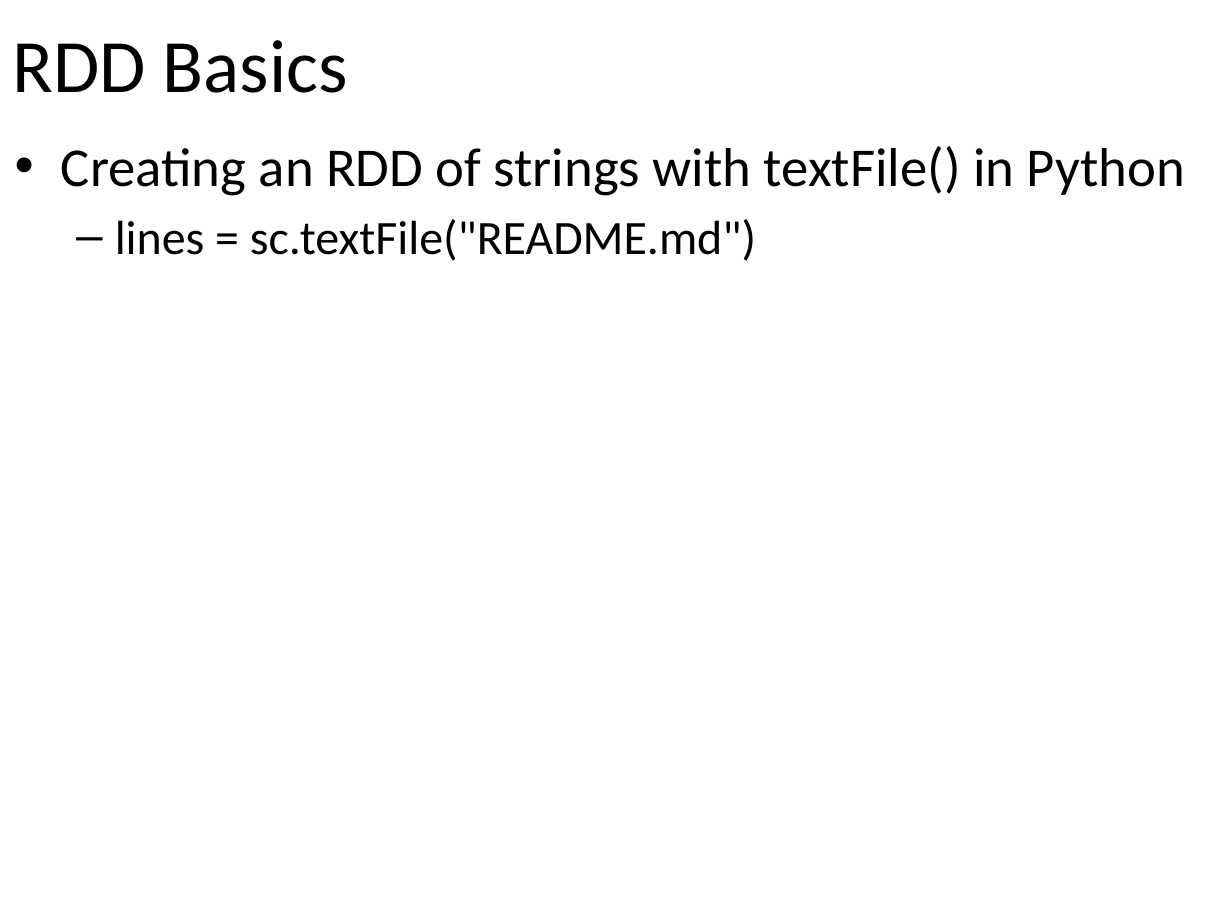
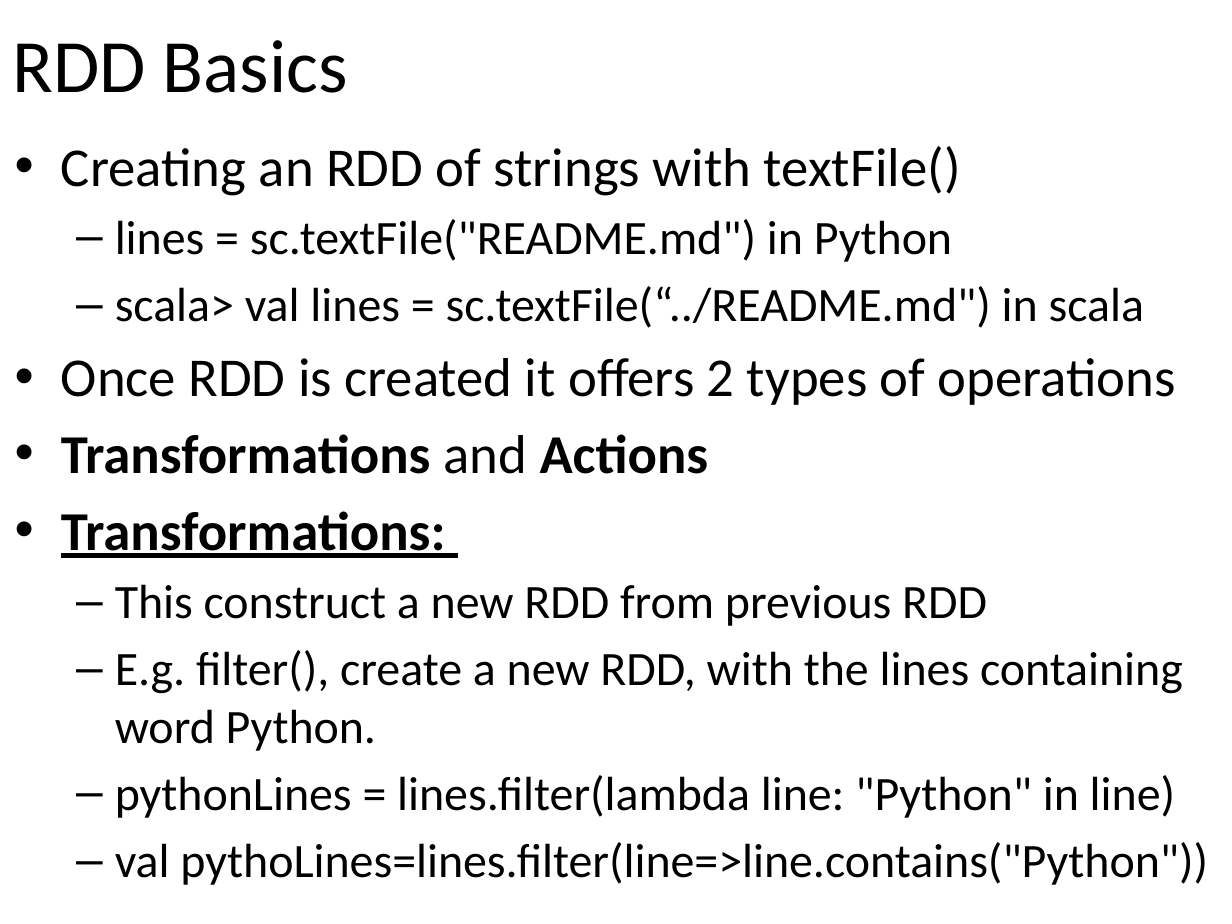
Before and after one commit to email2dorababu/SCALA_Reading, a slide deck: slide 5 of Spark_PPT/Spark_Learning_Spark_part2.pptx. Drawn at 1232x924 pixels with LibreOffice and Linux fonts; fonts in the diff are those of the drawing. Boxes give left, top, right and bottom in pixels: in the first picture for what was removed or moved away, otherwise in the second. Text is boxed around its words. In the diff, an @@ line names an element or a change of style, - is before the commit and + after.

```diff
--- a/Spark_PPT/Spark_Learning_Spark_part2.pptx
+++ b/Spark_PPT/Spark_Learning_Spark_part2.pptx
@@ text at <box>61,146,1208,885</box>: text changed; size 32 to 28 pt @@
-• Creating an RDD of strings with textFile() in Python
-  – lines = sc.textFile("README.md")
+• Creating an RDD of strings with textFile()
+  – lines = sc.textFile("README.md") in Python
+  – scala> val lines = sc.textFile(“../README.md") in scala
+• Once RDD is created it offers 2 types of operations
+• Transformations and Actions
+• Transformations:
+  – This construct a new RDD from previous RDD
+  – E.g. filter(), create a new RDD, with the lines containing word Python.
+  – pythonLines = lines.filter(lambda line: "Python" in line)
+  – val pythoLines=lines.filter(line=>line.contains("Python"))
```
Also in this commit, not shown: 1 slide added, 1 other file.
